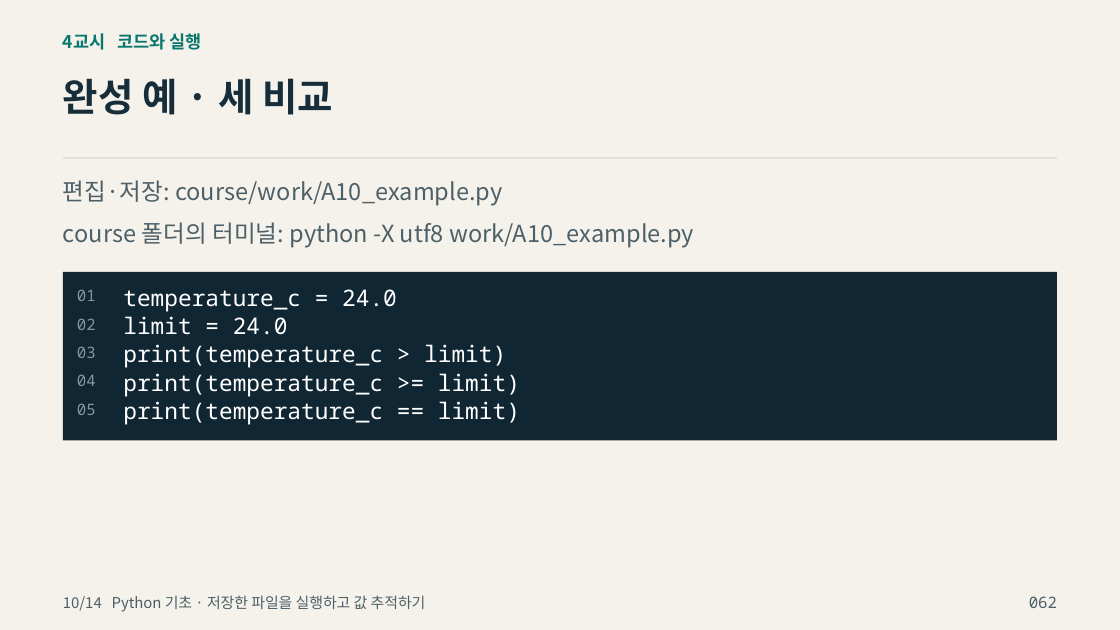
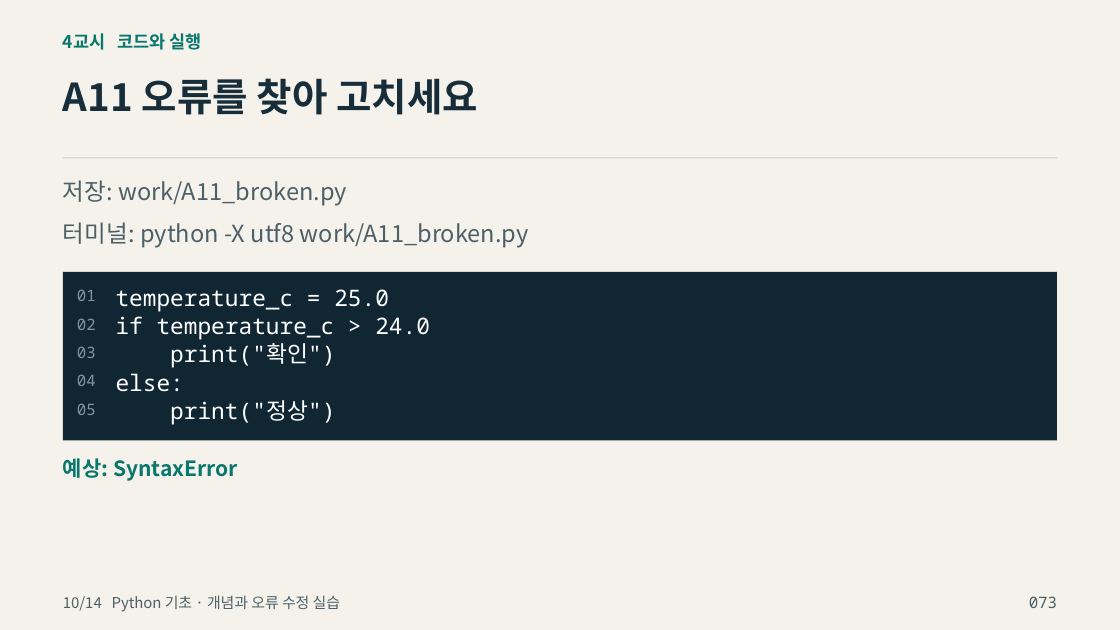
Before and after one commit to zeusk302-png/kdigital-physical-ai, a slide deck: slide 73 of downloads/2026-10-14/readable-slides.pptx (slide 62 before the commit). Drawn at 1120x630 pixels with LibreOffice and Linux fonts; fonts in the diff are those of the drawing; background and template pictures are left out. Boxes give left, top, right and bottom in pixels: in the first picture for what was removed or moved away, otherwise in the second. Text is boxed around its words. In the diff, an @@ line names an element or a change of style, - is before the commit and + after.

Commit message:
Expand beginner Python concepts and synchronize teaching deck

```diff
--- a/downloads/2026-10-14/readable-slides.pptx
+++ b/downloads/2026-10-14/readable-slides.pptx
@@ text at (63,78,478,115): text changed @@
-완성 예 · 세 비교
+A11 오류를 찾아 고치세요
@@ text at (63,180,347,206): text changed @@
-편집·저장: course/work/A10_example.py
+저장: work/A11_broken.py
@@ text at (63,222,529,248): text changed @@
-course 폴더의 터미널: python -X utf8 work/A10_example.py
+터미널: python -X utf8 work/A11_broken.py
@@ text at (116,289,389,312): text changed @@
-temperature_c = 24.0
+temperature_c = 25.0
@@ text at (116,316,430,340): text changed @@
-limit = 24.0
+if temperature_c > 24.0
@@ text at (170,343,335,368): text changed @@
-print(temperature_c > limit)
+print("확인")
@@ text at (116,373,184,392): text changed @@
-print(temperature_c >= limit)
+else:
@@ text at (170,400,335,425): text changed @@
-print(temperature_c == limit)
+print("정상")
@@ text added at (63,458,237,481), 18 pt, text #08776D, bold @@
+예상: SyntaxError
@@ text at (63,595,340,612): text changed @@
-10/14 Python 기초 · 저장한 파일을 실행하고 값 추적하기
+10/14 Python 기초 · 개념과 오류 수정 실습
@@ text at (1029,596,1057,608): text changed @@
-062
+073
```
Also in this commit, not shown: 76 other slides changed, 46 slides added, 40 slides removed, 18 other files.
